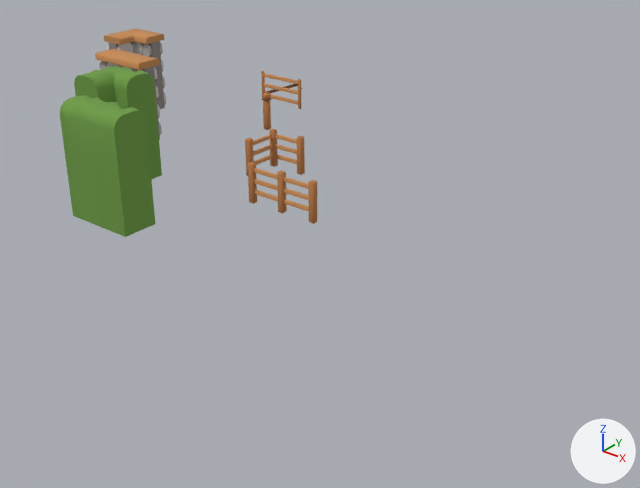
Two versions of the Blender file assets/blender/props/kit_fences.blend, one commit apart.
Rendered twice from a 50 mm lens placed at (16.6, -12.5, 9.1), pointed at (4.5, 2.5, -0.3). Arrows for +X, +Y and +Z are at lower right; the lights stay in place. The first picture is the older version.

The older version as bpy lines, for what is in view:
```python
ob_fence_wood = bpy.data.objects.new('fence_wood', me_fence_wood)
ob_fence_wood.location = (2.97, 2.97, 0.0)
ob_fence_wood_corner = bpy.data.objects.new('fence_wood_corner', me_fence_wood_corner)
ob_fence_wood_corner.location = (0.64, 5.3, 0.0)
ob_fence_wood_end = bpy.data.objects.new('fence_wood_end', me_fence_wood_end)
ob_fence_wood_end.location = (-1.7, 7.64, 0.0)
ob_gate_wood = bpy.data.objects.new('gate_wood', me_gate_wood)
ob_gate_wood.location = (-4.03, 9.97, 0.0)
ob_hedge = bpy.data.objects.new('hedge', me_hedge)
ob_hedge.location = (0.0, 0.0, 0.0)
ob_hedge_corner = bpy.data.objects.new('hedge_corner', me_hedge_corner)
ob_hedge_corner.location = (-2.33, 2.33, 0.0)
ob_zoo_wall = bpy.data.objects.new('zoo_wall', me_zoo_wall)
ob_zoo_wall.location = (-4.67, 4.67, 0.0)
ob_zoo_wall_corner = bpy.data.objects.new('zoo_wall_corner', me_zoo_wall_corner)
ob_zoo_wall_corner.location = (-7.0, 7.0, 0.0)
```
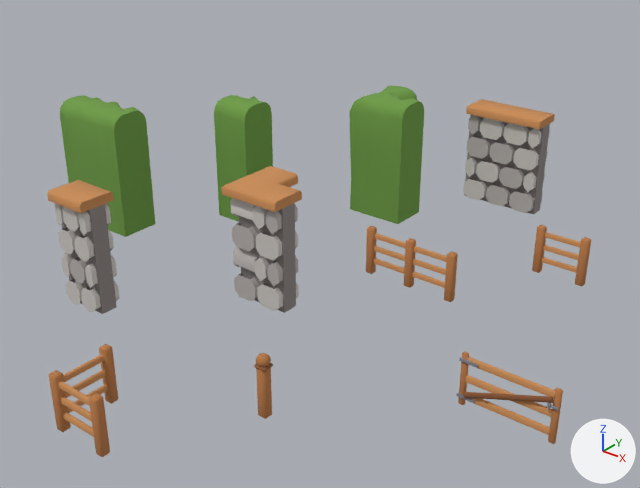
Location of each change, (x1, y1, x2, y2) in pixels of the pictures (640 x 488 px; the box of a moved part takes in the faces that stretch with it):
'hedge_corner', reshaped, moved (15% narrower, 22% taller): before (74, 66, 162, 179); after (349, 86, 424, 224)
'zoo_wall_corner', reshaped, moved (30% wider, 83% taller): before (104, 29, 166, 109); after (221, 166, 302, 313)
'zoo_wall', moved: before (95, 49, 162, 140); after (463, 99, 555, 215)
'zoo_wall_1m', added: after (47, 180, 120, 314)
'fence_wood_corner', reshaped, moved (15% wider, 138% taller): before (245, 129, 305, 176); after (49, 344, 118, 457)
'hedge_1m', added (green): after (214, 95, 273, 222)
'fence_wood', moved: before (248, 162, 317, 224); after (366, 226, 458, 302)
'gate_wood', moved: before (261, 71, 302, 109); after (456, 351, 563, 444)
'fence_wood_1m', added (brown): after (532, 225, 591, 287)
'fence_wood_end', moved: before (262, 92, 272, 130); after (254, 353, 273, 419)
part 1 of me_hedge_corner, moved or reshaped: before (74, 66, 127, 103); after (349, 86, 417, 216)
part 2 of me_zoo_wall_corner, moved or reshaped (not visible afterwards): before (108, 42, 133, 50)
part 3 of me_zoo_wall_corner, moved or reshaped (not visible afterwards): before (107, 43, 134, 53)
part 4 of me_zoo_wall_corner, moved or reshaped: before (104, 29, 161, 54); after (221, 166, 300, 272)
part 5 of me_fence_wood_corner, moved or reshaped: before (245, 138, 254, 176); after (99, 344, 118, 404)
part 6 of me_fence_wood_corner, moved or reshaped (mostly hidden): before (254, 154, 273, 165); after (68, 384, 108, 413)
part 7 of me_fence_wood_corner, moved or reshaped (mostly hidden before): before (253, 144, 272, 156); after (66, 370, 106, 398)
part 8 of me_fence_wood_corner, moved or reshaped: before (253, 134, 272, 145); after (63, 354, 104, 382)

The change, as a list of edits to the scene's bpy script:
```text
Change me_hedge_corner:
    remove me_hedge_corner.from_pydata(...)  # 126 vertices, 105 faces; spans x -0.52..1.0, y -1.0..0.52, z 0.0..3.02
    add me_hedge_corner.from_pydata(...)  # 126 vertices, 105 faces; spans x -0.52..1.0, y -0.52..1.0, z 0.0..3.02
    me_hedge_corner part 1
    62 vertices are removed from x -0.52..0.52, y -1.0..0.51, z 0.0..2.99
    59 faces are deleted
    8 vertices move from x -0.32..0.36, y -0.32..0.29, z 2.88..2.97 to x -0.33..0.28, y -0.3..0.31, z 2.9..3.02
    62 vertices are added at x -0.52..0.52, y -0.5..1.0, z 0.0..2.98
    59 new faces join them
Change me_zoo_wall_corner:
    remove me_zoo_wall_corner.from_pydata(...)  # 258 vertices, 106 faces, 28 loose edges; spans x -0.4..1.0, y -1.0..0.4, z 0.0..2.5
    add me_zoo_wall_corner.from_pydata(...)  # 258 vertices, 106 faces, 28 loose edges; spans x -0.4..1.0, y -0.4..1.0, z 0.0..2.5
    me_zoo_wall_corner part 2: the loose piece of 8 vertices spanning x -0.18..0.18, y -1.0..-0.18, z 0.0..2.3 is moved by (0.0, 1.18, 0.0)
    me_zoo_wall_corner part 3: the loose piece of 16 vertices spanning x -0.3..0.3, y -0.97..-0.38, z 1.75..2.27 is turned 180 degrees about the z axis through the mesh origin
    me_zoo_wall_corner part 4: 24 vertices moved from x -0.3..0.3, y -0.19..0.27, z 0.61..2.27 to x -0.3..0.3, y -0.27..0.19, z 0.61..2.27; 20 vertices removed from x -0.4..0.4, y -1.0..0.4, z 0.74..2.5; 20 vertices added at x -0.4..0.4, y -0.4..1.0, z 0.74..2.5
    other edits to the shape of me_zoo_wall_corner do not show in these pictures
Change me_fence_wood_corner:
    remove me_fence_wood_corner.from_pydata(...)  # 168 vertices, 105 faces, 24 loose edges; spans x -0.09..1.09, y -1.09..0.09, z 0.0..1.1
    add me_fence_wood_corner.from_pydata(...)  # 168 vertices, 105 faces, 24 loose edges; spans x -0.09..1.09, y -0.09..1.09, z 0.0..1.1
    me_fence_wood_corner part 5: the loose piece of 24 vertices spanning x -0.09..0.09, y -1.09..-0.91, z 0.0..1.1 is moved by (0.0, 2.0, 0.0)
    me_fence_wood_corner part 6: the loose piece of 16 vertices spanning x -0.035..0.035, y -1.0..0.0, z 0.255..0.385 is moved by (0.0, 1.0, 0.0)
    me_fence_wood_corner part 7: the loose piece of 16 vertices spanning x -0.035..0.035, y -1.0..0.0, z 0.555..0.685 is moved by (0.0, 1.0, 0.0)
    me_fence_wood_corner part 8: the loose piece of 16 vertices spanning x -0.035..0.035, y -1.0..0.0, z 0.855..0.985 is moved by (0.0, 1.0, 0.0)
Change ob_hedge_corner:
    ob_hedge_corner.location: (-2.33, 2.33, 0.0) -> (4.67, 4.67, 0.0)
Change ob_zoo_wall:
    ob_zoo_wall.location: (-4.67, 4.67, 0.0) -> (7.0, 7.0, 0.0)
Change ob_zoo_wall_corner:
    ob_zoo_wall_corner.location: (-7.0, 7.0, 0.0) -> (5.3, -0.64, 0.0)
Change ob_fence_wood:
    ob_fence_wood.location: (2.97, 2.97, 0.0) -> (7.64, 1.7, 0.0)
Change ob_fence_wood_corner:
    ob_fence_wood_corner.location: (0.64, 5.3, 0.0) -> (5.94, -5.94, 0.0)
Change ob_fence_wood_end:
    ob_fence_wood_end.location: (-1.7, 7.64, 0.0) -> (8.27, -3.61, 0.0)
Change ob_gate_wood:
    ob_gate_wood.location: (-4.03, 9.97, 0.0) -> (10.61, -1.27, 0.0)
Add ob_fence_wood_1m:
    ob_fence_wood_1m = bpy.data.objects.new('fence_wood_1m', me_fence_wood_1m)  # 96 vertices, 63 faces, 14 loose edges; spans x -0.59..0.59, y -0.09..0.09, z 0.0..1.1; in mat_palette (picture img_palette_png)
    ob_fence_wood_1m.location = (9.97, 4.03, 0.0)
Add ob_zoo_wall_1m:
    ob_zoo_wall_1m = bpy.data.objects.new('zoo_wall_1m', me_zoo_wall_1m)  # 180 vertices, 80 faces, 12 loose edges; spans x -0.5..0.5, y -0.4..0.4, z 0.0..2.5; in mat_palette (picture img_palette_png)
    ob_zoo_wall_1m.location = (2.97, -2.97, 0.0)
Add ob_hedge_1m:
    ob_hedge_1m = bpy.data.objects.new('hedge_1m', me_hedge_1m)  # 84 vertices, 67 faces; spans x -0.5..0.5, y -0.51..0.52, z 0.0..3.0; in mat_palette (picture img_palette_png)
    ob_hedge_1m.location = (2.33, 2.33, 0.0)
```
